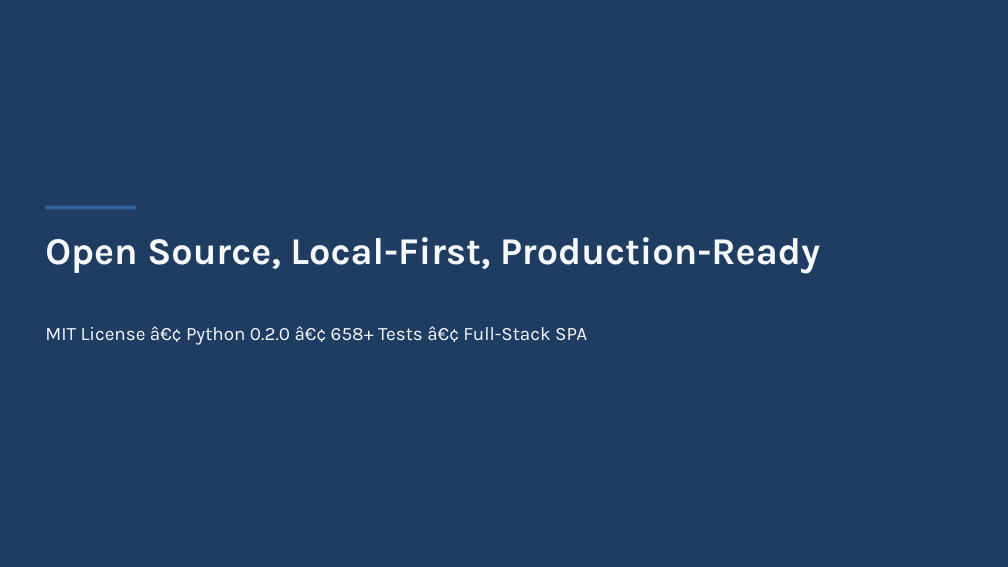
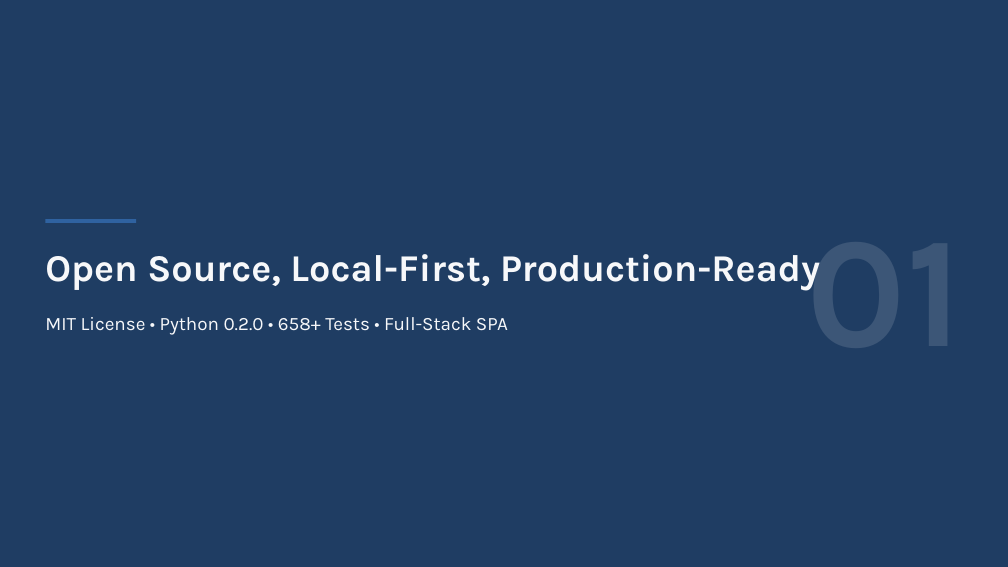
Before and after one commit to kirti34n/docloom, a slide deck: slide 16 of examples/dogfood/output/deck.pptx (slide 13 before the commit). Drawn at 1008x567 pixels with LibreOffice and Linux fonts; fonts in the diff are those of the drawing. Boxes give left, top, right and bottom in pixels: in the first picture for what was removed or moved away, otherwise in the second. Text is boxed around its words. In the diff, an @@ line names an element or a change of style, - is before the commit and + after.

```diff
--- a/examples/dogfood/output/deck.pptx
+++ b/examples/dogfood/output/deck.pptx
@@ rectangle: place and size @@
-rectangle at <box>45,206,136,209</box>
+rectangle at <box>45,219,136,223</box>
@@ text "Open Source, Local-First, Production-Ready": place and size @@
-text "Open Source, Local-First, Production-Ready" at <box>45,237,820,274</box>
+text "Open Source, Local-First, Production-Ready" at <box>45,254,820,291</box>
@@ text added at <box>807,262,963,291</box>, 150 pt, text #3C5677, bold @@
+01
@@ text at <box>45,317,508,335</box>: text changed @@
-MIT License â€¢ Python 0.2.0 â€¢ 658+ Tests â€¢ Full-Stack SPA
+MIT License • Python 0.2.0 • 658+ Tests • Full-Stack SPA
```
Also in this commit, not shown: 12 other slides changed, 3 slides added, 18 other files.
